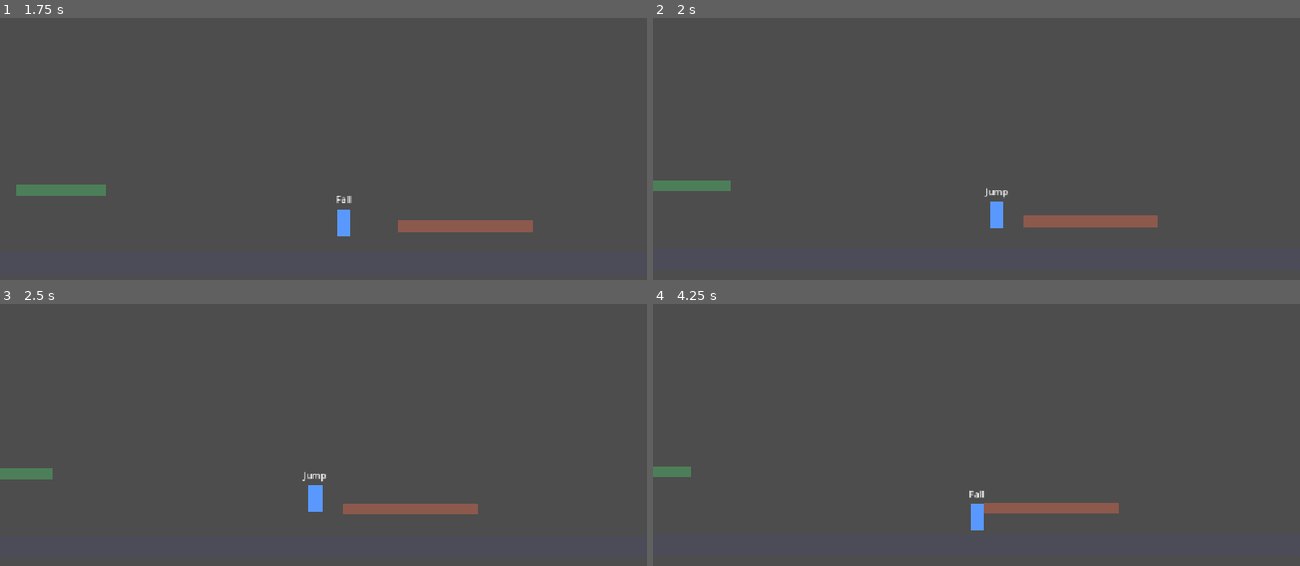
Above: before the commit, frames 1-4 (two rows, left to right).
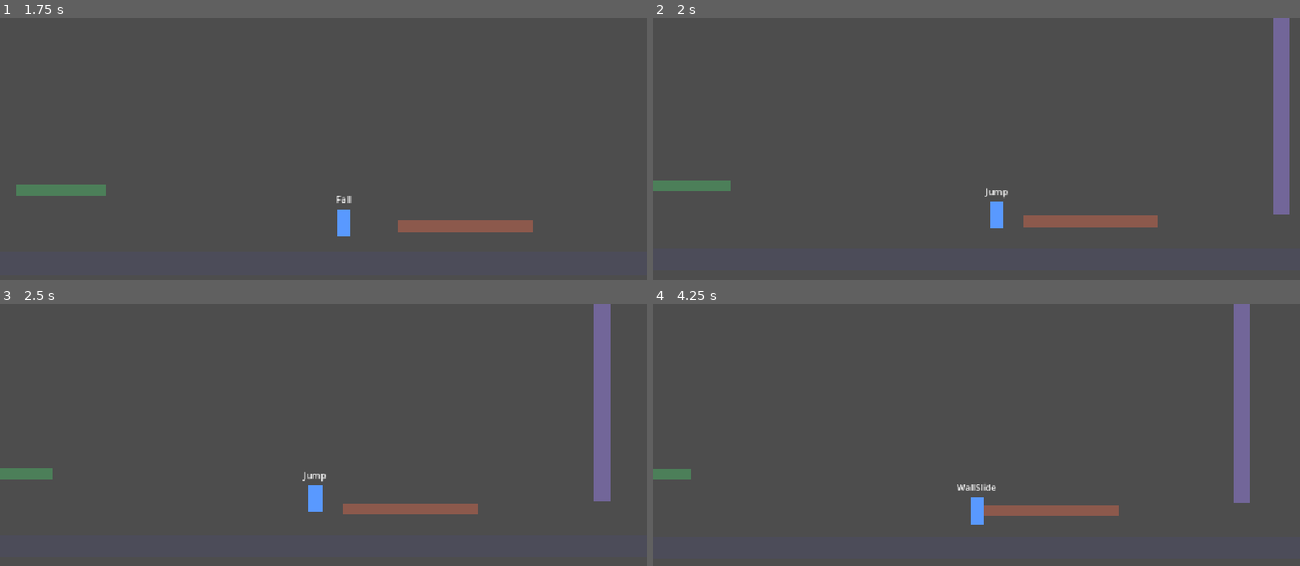
Above: after the commit, the same moments.

Repository: Pbrochu94/Insomnia
Game: Godot game, scene res://scenes/levels/test_level.tscn
Two runs of this game, one before a commit and one after it. Both use one fixed random seed, a clock stepped at 60 frames per second and the inputs below.
Inputs:
- Up to frame 1 (1.75 s): tap Enter at 0.5 s; hold Alt (crouch) 0.53-1.28 s; hold D (move_right) from 0.53 s (still down); tap Space (jump) at 0.77, 0.8, 1.07, 1.35, 1.52 s; tap Alt (crouch) at 1.55 s
- Up to frame 2 (2 s): keep holding D (move_right); tap Space (jump) at 1.82 s
- Up to frame 3 (2.5 s): release D (move_right) at 2.03 s; hold A (move_left) from 2.03 s (still down); hold Alt (crouch) from 2.03 s (still down); tap Space (jump) at 2.3 s
- Up to frame 4 (4.25 s): release A (move_left) at 2.78 s; release Alt (crouch) at 2.78 s; hold D (move_right) from 2.78 s (still down); tap Shift (sprint) at 2.85 s; tap Space (jump) at 3.02, 3.32, 3.77, 3.8, 4.07 s; tap Alt (crouch) at 3.05 s; tap Ctrl at 3.6 s

Frame 1 is identical in both runs. In frame 2, 1.9% of the frame differs, in the area x 95-99%, y 0-75%; in frame 3, 2.0%; in frame 4, 2.6%, in the area x 0-93%, y 0-87%.

Commit message:
Add wall slide and wall jump
- New WallSlide state: pushing into a wall while falling slows the fall;
  after a delay the slide speeds up along a smoothstep curve, then the
  player loses grip and falls (no grip on that wall until floor/other wall)
- New WallJump state: strong push away from the wall with a short input
  lock, so climbing requires alternating between two walls; wall coyote
  time, jump buffer and variable height supported
- can_wall_slide (available from start), wall_jump_unlocked (false by
  default) + unlock_wall_jump(), can_wall_jump
- test_level: two parallel walls to test wall jumping

Co-Authored-By: Claude Opus 5.5 <noreply@anthropic.com>

Diff:
--- a/scenes/levels/test_level.tscn
+++ b/scenes/levels/test_level.tscn
@@ -10,6 +10,9 @@
 
 [sub_resource type="RectangleShape2D" id="RectangleShape2D_platform"]
 size = Vector2(160, 20)
+
+[sub_resource type="RectangleShape2D" id="RectangleShape2D_wall"]
+size = Vector2(30, 500)
 
 [node name="TestLevel" type="Node2D"]
 
@@ -43,4 +46,24 @@
 color = Color(0.3, 0.5, 0.35, 1)
 polygon = PackedVector2Array(-80, -10, 80, -10, 80, 10, -80, 10)
 
+[node name="WallLeft" type="StaticBody2D" parent="."]
+position = Vector2(760, -310)
+
+[node name="CollisionShape2D" type="CollisionShape2D" parent="WallLeft"]
+shape = SubResource("RectangleShape2D_wall")
+
+[node name="Polygon2D" type="Polygon2D" parent="WallLeft"]
+color = Color(0.45, 0.4, 0.6, 1)
+polygon = PackedVector2Array(-15, -250, 15, -250, 15, 250, -15, 250)
+
+[node name="WallRight" type="StaticBody2D" parent="."]
+position = Vector2(920, -310)
+
+[node name="CollisionShape2D" type="CollisionShape2D" parent="WallRight"]
+shape = SubResource("RectangleShape2D_wall")
+
+[node name="Polygon2D" type="Polygon2D" parent="WallRight"]
+color = Color(0.45, 0.4, 0.6, 1)
+polygon = PackedVector2Array(-15, -250, 15, -250, 15, 250, -15, 250)
+
 [node name="Player" parent="." instance=ExtResource("1_player")]
--- a/scenes/player/player.tscn
+++ b/scenes/player/player.tscn
@@ -9,6 +9,8 @@
 [ext_resource type="Script" uid="uid://ccgphqppp7yjw" path="res://scripts/player/states/fall.gd" id="7_fall"]
 [ext_resource type="Script" uid="uid://bkm20w74sokje" path="res://scripts/player/states/crouch.gd" id="8_crouch"]
 [ext_resource type="Script" uid="uid://cuw21uej0tvr3" path="res://scripts/player/states/slide.gd" id="9_slide"]
+[ext_resource type="Script" uid="uid://dd3h0wlbe2u4y" path="res://scripts/player/states/wall_slide.gd" id="10_wall_slide"]
+[ext_resource type="Script" uid="uid://wqw2h6jul8ki" path="res://scripts/player/states/wall_jump.gd" id="11_wall_jump"]
 
 [sub_resource type="RectangleShape2D" id="RectangleShape2D_body"]
 size = Vector2(24, 48)
@@ -63,3 +65,9 @@
 
 [node name="Slide" type="Node" parent="StateMachine" unique_id=24868158]
 script = ExtResource("9_slide")
+
+[node name="WallSlide" type="Node" parent="StateMachine" unique_id=970730667]
+script = ExtResource("10_wall_slide")
+
+[node name="WallJump" type="Node" parent="StateMachine" unique_id=359468344]
+script = ExtResource("11_wall_jump")
--- a/scripts/player/player.gd
+++ b/scripts/player/player.gd
@@ -4,7 +4,8 @@
 ##
 ## Ce script contient les réglages et les « outils » de mouvement (gravité,
 ## déplacement, saut, crouch). C'est la state machine (nœud StateMachine) qui
-## décide lesquels utiliser selon l'état actuel : Idle, Walk, Run, Jump, Fall, Crouch, Slide.
+## décide lesquels utiliser selon l'état actuel : Idle, Walk, Run, Jump, Fall, Crouch, Slide,
+## WallSlide, WallJump.
 ##
 ## Structure attendue :
 ##   Player (CharacterBody2D, origine aux pieds)
@@ -12,7 +13,7 @@
 ##   ├── Visual            (Node2D optionnel : Sprite2D, Polygon2D, etc.)
 ##   ├── StateLabel        (Label optionnel : affiche l'état actuel, pour debug)
 ##   └── StateMachine      (PlayerStateMachine)
-##       ├── Idle, Walk, Run, Jump, Fall, Crouch, Slide  (PlayerState)
+##       ├── Idle, Walk, Run, Jump, Fall, Crouch, Slide, WallSlide, WallJump  (PlayerState)
 
 @export_group("Capacités")
 ## Peut se déplacer à gauche/droite. Désactivé : le personnage freine et reste sur place.
@@ -26,6 +27,15 @@
 ## Glissade permise en ce moment (ex. : désactivée sur certains types de sol,
 ## zones, cinématiques). Ne sert que si slide_unlocked est vrai.
 @export var can_slide: bool = true
+## Wall slide (glisser contre un mur en poussant vers lui). Dispo dès le départ.
+## Désactivé : pas de wall slide (ex. : murs glissants, zones).
+@export var can_wall_slide: bool = true
+## Wall-jump (sauter depuis un mur). Verrouillé au départ : se débloque en cours de
+## partie avec unlock_wall_jump(). Coche-le ici pour tester. Le wall slide n'en dépend pas.
+@export var wall_jump_unlocked: bool = false
+## Wall-jump permis en ce moment (ex. : désactivé sur certains murs, zones,
+## cinématiques). Ne sert que si wall_jump_unlocked est vrai.
+@export var can_wall_jump: bool = true
 
 @export_group("Déplacement")
 @export var walk_speed: float = 200.0
@@ -63,6 +73,31 @@
 ## Vitesse horizontale ajoutée quand on saute pendant une glissade (saute plus loin).
 @export var slide_jump_boost: float = 50.0
 
+@export_group("Wall jump")
+## Vitesse de chute max au début du wall slide (collé au mur en poussant vers lui).
+@export var wall_slide_speed: float = 120.0
+## Temps (s) sur le mur avant que la glissade commence à accélérer.
+@export var wall_slide_accel_delay: float = 0.3
+## Vitesse de chute max atteinte quand la glissade accélère.
+@export var wall_slide_fast_speed: float = 350.0
+## Durée (s) de la transition de wall_slide_speed vers wall_slide_fast_speed.
+## Courbe en S : démarre doucement, accélère, puis se stabilise en douceur.
+@export var wall_slide_ramp_time: float = 0.5
+## Temps total (s) sur le mur avant de lâcher prise et tomber. Plus de prise ni de
+## wall-jump sur ce mur avant d'avoir touché le sol ou l'autre mur.
+@export var wall_slide_max_time: float = 1.0
+## Poussée horizontale à l'opposé du mur.
+@export var wall_jump_push: float = 320.0
+## Vitesse verticale du wall-jump.
+@export var wall_jump_velocity: float = 420.0
+## Temps (s) pendant lequel la direction est bloquée après un wall-jump
+## (empêche de revenir sur le même mur).
+@export var wall_jump_lock_time: float = 0.2
+## Temps (s) pendant lequel on peut encore wall-jumper après avoir quitté un mur.
+@export var wall_coyote_time: float = 0.08
+## Distance (px) à laquelle un mur est détecté.
+@export var wall_check_distance: float = 2.0
+
 var facing: int = 1
 var is_crouching: bool = false
 var is_sprinting: bool = false
@@ -74,6 +109,14 @@
 var _coyote_timer: float = 0.0
 var _jump_buffer_timer: float = 0.0
 var _slide_cooldown_timer: float = 0.0
+var _wall_coyote_timer: float = 0.0
+## Côté du dernier mur touché : -1 = gauche, 1 = droite.
+var _last_wall_side: int = 0
+## Temps passé à glisser sur le mur actuel (gardé si on lâche puis reprend le même mur).
+var wall_slide_time: float = 0.0
+var _wall_slide_side: int = 0
+## Côté du mur dont on a lâché prise (0 = aucun). Remis à 0 au sol.
+var _tired_wall_side: int = 0
 var _body_shape: RectangleShape2D
 var _standing_height: float
 var _standing_shape_y: float
@@ -122,6 +165,16 @@
 	if not is_sliding:
 		_slide_cooldown_timer -= delta
 
+	if is_on_floor():
+		_reset_wall_grip()
+
+	var wall := get_wall_side()
+	if wall != 0:
+		_last_wall_side = wall
+		_wall_coyote_timer = wall_coyote_time
+	else:
+		_wall_coyote_timer -= delta
+
 
 func _on_state_changed(_from: StringName, to: StringName) -> void:
 	if _state_label:
@@ -146,6 +199,27 @@
 ## (Vérifié seulement depuis l'état Run.)
 func wants_slide() -> bool:
 	return slide_unlocked and can_slide and is_on_floor() and _slide_cooldown_timer <= 0.0 and Input.is_action_just_pressed("crouch")
+
+
+func can_use_wall_jump() -> bool:
+	return wall_jump_unlocked and can_wall_jump
+
+
+## Vrai si on est dans les airs, en chute, collé à un mur ET qu'on pousse vers lui.
+## Ne dépend pas du wall-jump : on peut wall slider sans pouvoir wall-jumper.
+func wants_wall_slide() -> bool:
+	if not can_wall_slide or velocity.y < 0.0:
+		return false
+	var wall := get_wall_side()
+	return wall != 0 and wall != _tired_wall_side and signf(get_input_direction()) == wall
+
+
+## Vrai si on a appuyé sur saut récemment ET qu'on touche un mur
+## (ou qu'on vient de le quitter : wall_coyote_time), sauf si on a lâché prise sur ce mur.
+func wants_wall_jump() -> bool:
+	if not can_use_wall_jump() or is_on_floor() or _last_wall_side == _tired_wall_side:
+		return false
+	return _jump_buffer_timer > 0.0 and _wall_coyote_timer > 0.0
 
 
 ## Vrai si on a appuyé sur saut récemment ET qu'on peut sauter
@@ -203,6 +277,62 @@
 func start_slide() -> void:
 	is_sliding = true
 	set_crouching(true)
+
+
+## Côté du mur touché dans les airs : -1 = gauche, 1 = droite, 0 = aucun.
+## Si les deux côtés touchent, celui vers lequel on pousse est prioritaire.
+func get_wall_side() -> int:
+	if is_on_floor():
+		return 0
+	var preferred := int(signf(get_input_direction()))
+	if preferred == 0:
+		preferred = facing
+	for side: int in [preferred, -preferred]:
+		if test_move(global_transform, Vector2(side * wall_check_distance, 0.0)):
+			return side
+	return 0
+
+
+## Appelé en entrant dans WallSlide : le compteur repart à 0 seulement si c'est
+## un autre mur (sinon lâcher puis reprendre le même mur ne remet pas le temps à 0).
+func start_wall_slide() -> void:
+	var wall := get_wall_side()
+	if wall != _wall_slide_side:
+		wall_slide_time = 0.0
+		_wall_slide_side = wall
+	if wall != _tired_wall_side:
+		_tired_wall_side = 0  # Nouveau mur : on retrouve sa prise.
+
+
+## Lâche prise : on tombe, plus de wall slide ni de wall-jump sur ce mur.
+func lose_wall_grip() -> void:
+	_tired_wall_side = _wall_slide_side
+	_wall_coyote_timer = 0.0
+
+
+func _reset_wall_grip() -> void:
+	wall_slide_time = 0.0
+	_wall_slide_side = 0
+	_tired_wall_side = 0
+
+
+## Saut depuis un mur : poussée à l'opposé du dernier mur touché.
+func wall_jump() -> void:
+	set_crouching(false)
+	var away := -_last_wall_side
+	velocity = Vector2(away * wall_jump_push, -wall_jump_velocity)
+	facing = away
+	# L'élan est gardé dans les airs (comme un saut depuis une glissade).
+	air_momentum = wall_jump_push
+	_jump_buffer_timer = 0.0
+	_coyote_timer = 0.0
+	_wall_coyote_timer = 0.0
+	_reset_wall_grip()
+
+
+## Débloque le wall-jump (à appeler depuis un objet, un événement, etc.).
+func unlock_wall_jump() -> void:
+	wall_jump_unlocked = true
 
 
 ## Débloque la glissade (à appeler depuis un objet, un événement, etc.).
@@ -241,7 +371,8 @@
 
 ## Placeholder : retourne le visuel selon la direction et l'écrase en crouch.
 ## À remplacer par tes animations plus tard (state_machine.get_current_state_name()
-## donne l'animation à jouer : "Idle", "Walk", "Run", "Jump", "Fall", "Crouch", "Slide").
+## donne l'animation à jouer : "Idle", "Walk", "Run", "Jump", "Fall", "Crouch", "Slide",
+## "WallSlide", "WallJump").
 func _update_visual() -> void:
 	if _visual == null:
 		return
--- a/scripts/player/state_machine/player_state.gd
+++ b/scripts/player/state_machine/player_state.gd
@@ -12,6 +12,8 @@
 const FALL := &"Fall"
 const CROUCH := &"Crouch"
 const SLIDE := &"Slide"
+const WALL_SLIDE := &"WallSlide"
+const WALL_JUMP := &"WallJump"
 
 var player: Player
 var state_machine: PlayerStateMachine
--- a/scripts/player/states/fall.gd
+++ b/scripts/player/states/fall.gd
@@ -9,6 +9,10 @@
 	# Coyote time / jump buffer : wants_jump() gère les deux.
 	if player.wants_jump():
 		go(JUMP)
+	elif player.wants_wall_jump():
+		go(WALL_JUMP)
 	elif player.is_on_floor():
 		player.air_momentum = 0.0
 		go(ground_state())
+	elif player.wants_wall_slide():
+		go(WALL_SLIDE)
--- a/scripts/player/states/jump.gd
+++ b/scripts/player/states/jump.gd
@@ -14,6 +14,9 @@
 	if Input.is_action_just_released("jump"):
 		player.cut_jump()
 
+	# Sauter de nouveau en touchant un mur = wall-jump.
+	if player.wants_wall_jump():
+		go(WALL_JUMP)
 	# Sommet du saut atteint (ou tête contre un plafond).
-	if player.velocity.y >= 0.0:
+	elif player.velocity.y >= 0.0:
 		go(FALL)
--- /dev/null
+++ b/scripts/player/states/wall_jump.gd
@@ -0,0 +1,34 @@
+extends PlayerState
+## Dans les airs, saut depuis un mur : poussée à l'opposé du mur.
+## La direction est bloquée un court instant (wall_jump_lock_time) : impossible de
+## revenir sur le même mur, il faut alterner entre deux murs pour monter.
+
+var _lock_timer: float = 0.0
+
+
+func enter(_previous: StringName) -> void:
+	_wall_jump()
+
+
+func physics_update(delta: float) -> void:
+	player.apply_gravity(delta)
+	if _lock_timer > 0.0:
+		_lock_timer -= delta  # Direction bloquée : on garde la poussée.
+	else:
+		player.move_horizontal(air_speed(), delta)
+
+	# Hauteur variable : relâcher tôt = saut plus court.
+	if Input.is_action_just_released("jump"):
+		player.cut_jump()
+
+	# Mur d'en face touché : on peut enchaîner directement (couloirs).
+	if player.wants_wall_jump():
+		_wall_jump()
+	# Sommet du saut atteint (ou tête contre un plafond).
+	elif player.velocity.y >= 0.0:
+		go(FALL)
+
+
+func _wall_jump() -> void:
+	player.wall_jump()
+	_lock_timer = player.wall_jump_lock_time
--- /dev/null
+++ b/scripts/player/states/wall_slide.gd
@@ -0,0 +1,35 @@
+extends PlayerState
+## Dans les airs, collé à un mur en poussant vers lui : la chute est ralentie.
+## Après wall_slide_accel_delay, la glissade accélère en douceur (courbe en S sur
+## wall_slide_ramp_time) ; après wall_slide_max_time, le joueur lâche prise et
+## tombe. Sauter = wall-jump (si débloqué). Lâcher la direction = chute.
+
+
+func enter(_previous: StringName) -> void:
+	player.air_momentum = 0.0
+	player.start_wall_slide()
+
+
+func physics_update(delta: float) -> void:
+	player.wall_slide_time += delta
+	player.apply_gravity(delta)
+	player.velocity.y = minf(player.velocity.y, _max_fall_speed())
+	player.move_horizontal(air_speed(), delta)  # On pousse vers le mur : reste collé.
+
+	if player.wants_wall_jump():
+		go(WALL_JUMP)
+	elif player.is_on_floor():
+		go(ground_state())
+	elif player.wall_slide_time >= player.wall_slide_max_time:
+		player.lose_wall_grip()
+		go(FALL)
+	elif not player.wants_wall_slide():
+		go(FALL)
+
+
+## Vitesse de chute max selon le temps passé sur le mur :
+## lente, puis transition en S vers la vitesse rapide.
+func _max_fall_speed() -> float:
+	var t := (player.wall_slide_time - player.wall_slide_accel_delay) / maxf(player.wall_slide_ramp_time, 0.001)
+	var weight := smoothstep(0.0, 1.0, t)
+	return lerpf(player.wall_slide_speed, player.wall_slide_fast_speed, weight)
Not shown: 1 places in scenes/levels/test_level.tscn that only renumber resources
Not shown, added: scripts/player/states/wall_jump.gd.uid
Not shown, added: scripts/player/states/wall_slide.gd.uid
Not shown, changed: CHANGELOG.md
